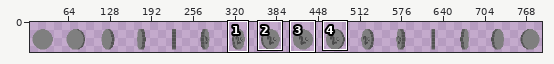
Two versions of one sprite sheet, Assets/coin.png. Above, an overview of the earlier version with the close-up marked.
Close-up. The starting point:
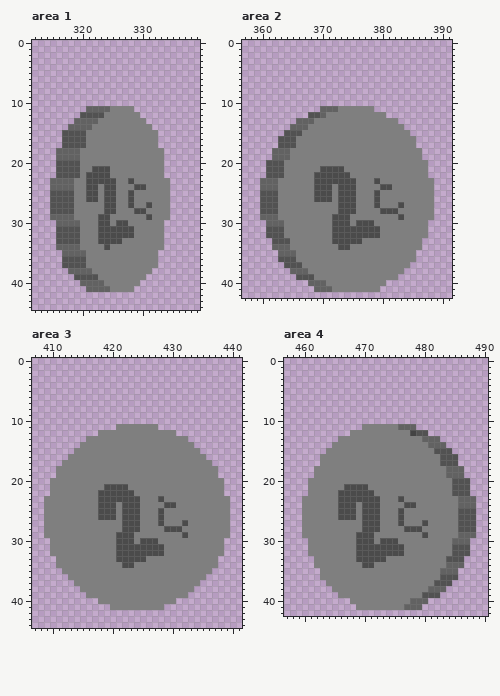
The file is 800x50 pixels. Colours within 5 levels of each other are drawn and written as one. Shown: area 1: x 312..339, y 0..44; area 2: x 357..391, y 0..42; area 3: x 407..441, y 0..44; area 4: x 457..490, y 0..42. The wide view leaves out empty margins. The commit also changed other parts of the picture, which this record leaves out.
The same view after the edit:
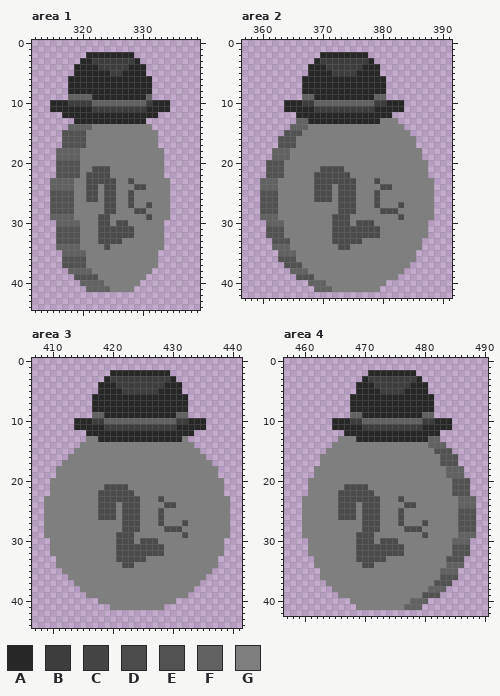
Palette (. is transparent): A #272727  B #3d3d3d  C #444444  D #4b4b4b  E #525252  F #626262  G #7f7f7f
Diff:
Area 1:
y 2: x 321..328 ........ -> AAAAAAAA
y 3: x 320..329 .......... -> AABBBBBBBA
y 4: x 319..330 ............ -> AAAABBBBBAAA
y 5: x 319..330 ............ -> AAAAAABBAAAA
y 6..8: x 318..331 .............. -> AAAAAAAAAAAAAA
y 9: x 318..331 .............. -> FFFFAAAAAAAAAF
y 10: x 315..334 .................... -> AAABBBBFFFFFFFFFBAAA
y 11: x 315..334 ......FFFFGGGG...... -> AAAAAAABBBBBBBBBAAAA
y 12: x 317..332 ...EEEEGGGGGG... -> AAAAAAAAAAAAAAAA
y 13: x 319..330 FFFFGGGGGGGG -> AAAAAAAAAAAA
Area 2:
y 2: x 370..377 ........ -> AAAAAAAA
y 3: x 369..378 .......... -> ABBBBBBBBA
y 4: x 368..379 ............ -> AAABBBBBBAAA
y 5: x 368..379 ............ -> AAAABBBBAAAA
y 6..8: x 367..380 .............. -> AAAAAAAAAAAAAA
y 9: x 367..380 .............. -> FFAAAAAAAAAAFF
y 10: x 364..383 .................... -> AAABBFFFFFFFFFFBBAAA
y 11: x 364..383 ......FFFGGGGGG..... -> AAAAABBBBBBBBBBAAAAA
y 12: x 366..381 ..EEFGGGGGGGGGG. -> AAAAAAAAAAAAAAAA
y 13: x 368..379 FGGGGGGGGGGG -> AAAAAAAAAAAA
Area 3:
y 2: x 420..429 .......... -> AAAAAAAAAA
y 3: x 419..430 ............ -> ABBBBBBBBBBA
y 4: x 418..431 .............. -> AAABBBBBBBBAAA
y 5: x 418..431 .............. -> AAAABBBBBBAAAA
y 6..8: x 417..432 ................ -> AAAAAAAAAAAAAAAA
y 9: x 417..432 ................ -> FFAAAAAAAAAAAAFF
y 10: x 414..435 ...................... -> AAABBFFFFFFFFFFFFBBAAA
y 11: x 414..435 .......GGGGGGG........ -> AAAAABBBBBBBBBBBBAAAAA
y 12: x 416..433 ..GGGGGGGGGGGGG... -> AAAAAAAAAAAAAAAAAA
y 13: x 418..431 GGGGGGGGGGGGGG -> AAAAAAAAAAAAAA
Area 4:
y 2: x 471..478 ........ -> AAAAAAAA
y 3: x 470..479 .......... -> ABBBBBBBBA
y 4: x 469..480 ............ -> AAABBBBBBAAA
y 5: x 469..480 ............ -> AAAABBBBAAAA
y 6..8: x 468..481 .............. -> AAAAAAAAAAAAAA
y 9: x 468..481 .............. -> FFAAAAAAAAAAFF
y 10: x 465..484 .................... -> AAABBFFFFFFFFFFBBAAA
y 11: x 465..484 .....GGGGGGFFF...... -> AAAAABBBBBBBBBBAAAAA
y 12: x 467..482 .GGGGGGGGGGCEE.. -> AAAAAAAAAAAAAAAA
y 13: x 469..480 GGGGGGGGGGGF -> AAAAAAAAAAAA
Changed places in both close-ups, as pixel boxes (x1, y1, x2, y2):
changed: (50, 52, 170, 124)
changed: (284, 52, 404, 124)
changed: (74, 370, 206, 442)
changed: (332, 370, 452, 442)
